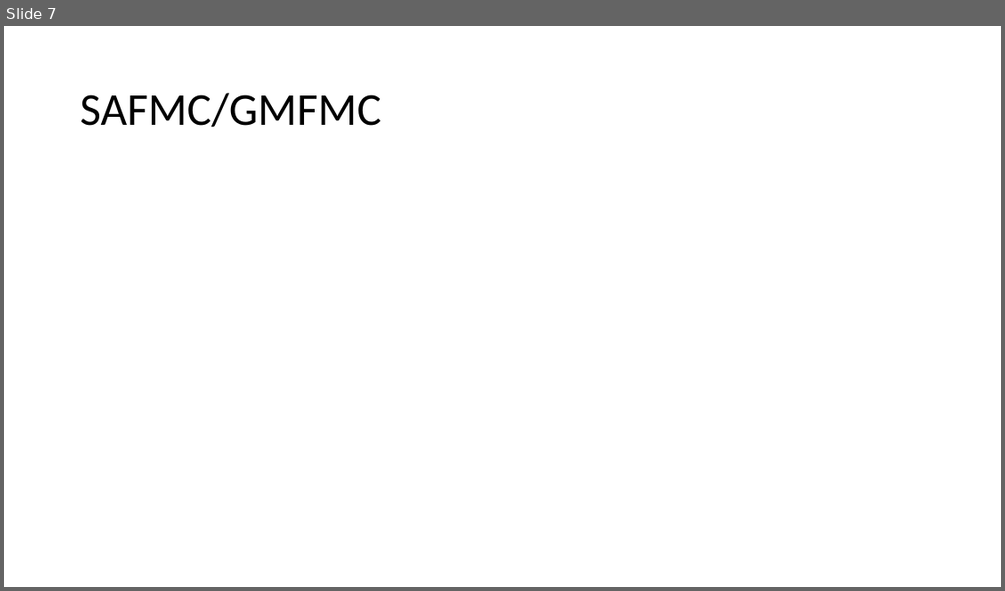
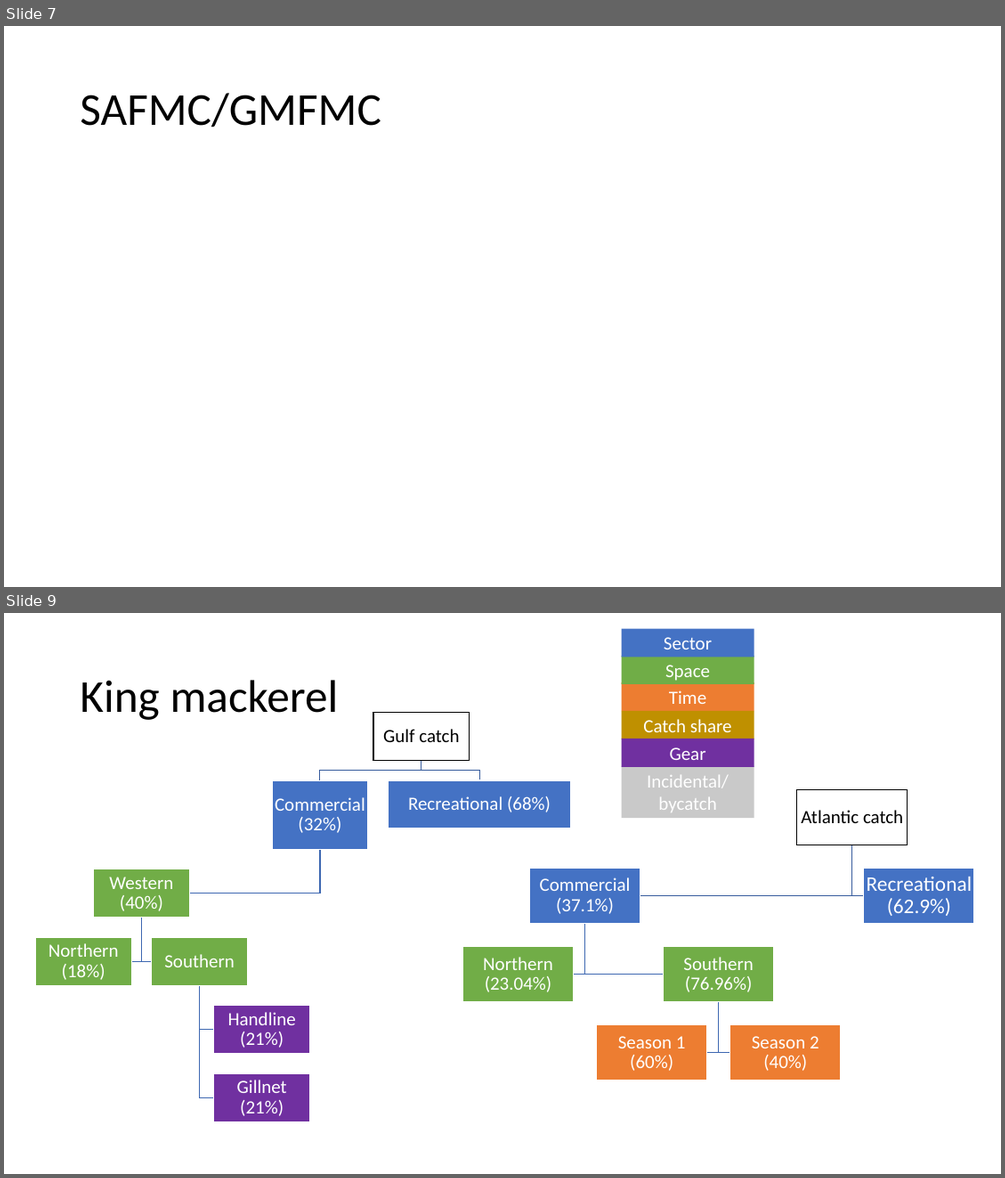
Before and after one commit to zoekitchel/cc_allocation, a slide deck: figures/flow_charts.pptx. Shown one above the other, each under a label of ours: slide 7 before the commit, slides 7 and 9 after it; the slides between them are not shown. The pictures are 1005x591 and 1005x1178 pixels, drawn with LibreOffice and Linux fonts; fonts in the diff are those of the drawing. Boxes give left, top, right and bottom in pixels: in the first picture for what was removed or moved away, otherwise in the second. Text is boxed around its words. In the diff, an @@ line names an element or a change of style, - is before the commit and + after.

```diff
--- a/figures/flow_charts.pptx
+++ b/figures/flow_charts.pptx
@@ slide 9 added at [4, 613, 1001, 1174], background #FFFFFF @@
@@ rectangle added at [622, 629, 755, 657], fill #4472C4, 18 pt, text #FFFFFF @@
+Sector
@@ rectangle added at [622, 656, 755, 684], fill #70AD47, 18 pt, text #FFFFFF @@
+Space
@@ title added at [80, 680, 339, 720], 44 pt, text #000000 @@
+King mackerel
@@ rectangle added at [622, 682, 755, 711], fill #ED7D31, 18 pt, text #FFFFFF @@
+Time
@@ rectangle added at [622, 711, 755, 739], fill #BF9000, 18 pt, text #FFFFFF @@
+Catch share
@@ rectangle added at [622, 738, 755, 767], fill #7030A0, 18 pt, text #FFFFFF @@
+Gear
@@ rectangle added at [622, 765, 755, 818], fill #C9C9C9, 18 pt, text #FFFFFF @@
+Incidental/
+bycatch
@@ group added at [35, 713, 571, 1121]: 8 rectangles, 8 texts, 7 freeform shapes @@
+Gulf catch
+Commercial (32%)
+Western (40%)
+Northern (18%)
+Southern
+Handline (21%)
+Gillnet (21%)
+Recreational (68%)
@@ group added at [463, 789, 975, 1080]: 7 rectangles, 7 texts, 6 freeform shapes @@
+Atlantic catch
+Commercial (37.1%)
+Northern (23.04%)
+Southern (76.96%)
+Season 1 (60%)
+Season 2 (40%)
+Recreational (62.9%)
```
Also in this commit, not shown: 2 slides changed, 8 other files.
